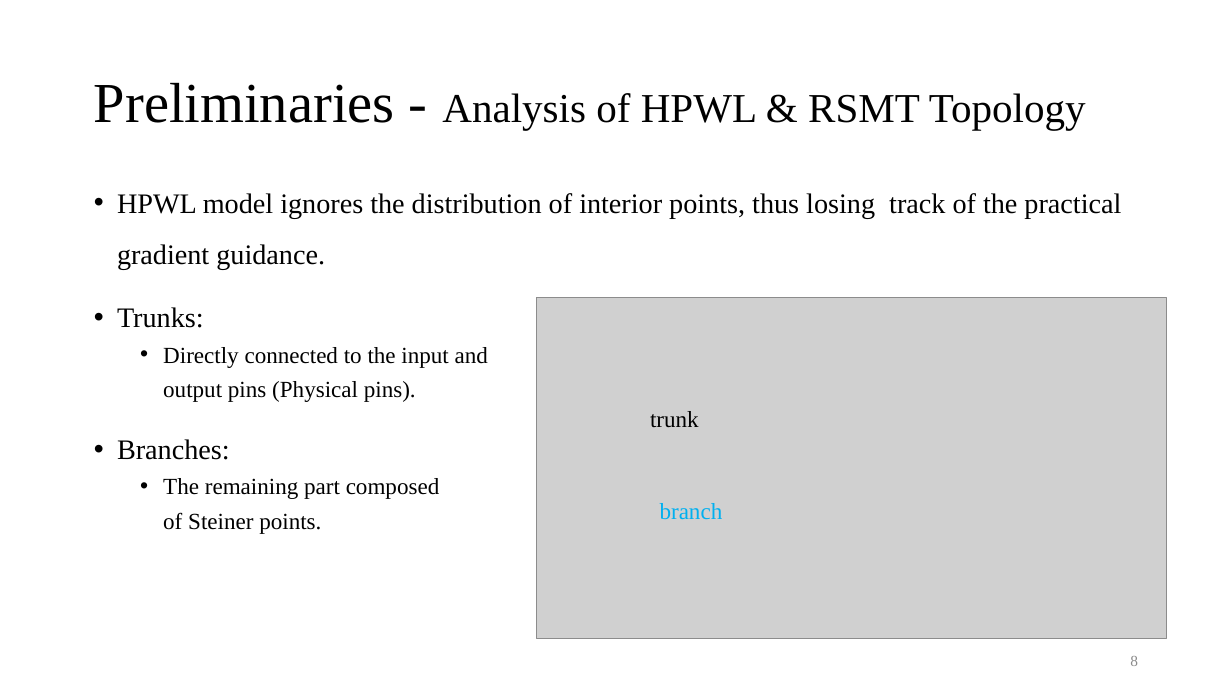
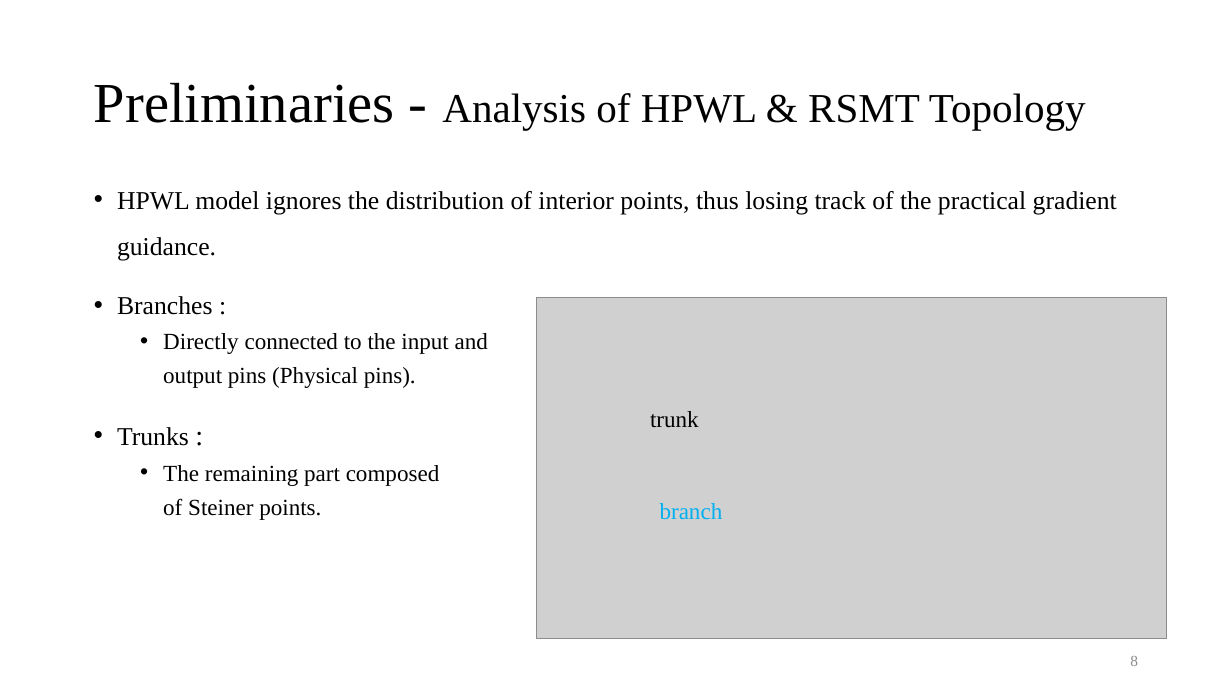
Before and after one commit to Pacific-Feng-Studuies/Studied-Papers, a slide deck: slide 9 of GM/Placement/An Analytical Placement Algorithm with Routing topology Optimization/An Analytical Placement Algorithm with Routing topology Optimization.pptx. Drawn at 1232x693 pixels with LibreOffice and Linux fonts; fonts in the diff are those of the drawing; grey boxes stand for pictures. Boxes give left, top, right and bottom in pixels: in the first picture for what was removed or moved away, otherwise in the second. Text is boxed around its words. In the diff, an @@ line names an element or a change of style, - is before the commit and + after.

```diff
--- a/GM/Placement/An Analytical Placement Algorithm with Routing topology Optimization/An Analytical Placement Algorithm with Routing topology Optimization.pptx
+++ b/GM/Placement/An Analytical Placement Algorithm with Routing topology Optimization/An Analytical Placement Algorithm with Routing topology Optimization.pptx
@@ text at (117, 191, 1117, 261): size 22 to 20 pt in "HPWL model ignores the distribution of interior ..." @@
@@ text at (117, 296, 213, 315): text changed; size 22 to 20 pt @@
-• Trunks:
+• Branches :
@@ text at (117, 427, 189, 446): text changed; size 22 to 20 pt @@
-• Branches:
+• Trunks :
```
Also in this commit, not shown: 18 other slides changed, 4 slides added, 1 other file.
